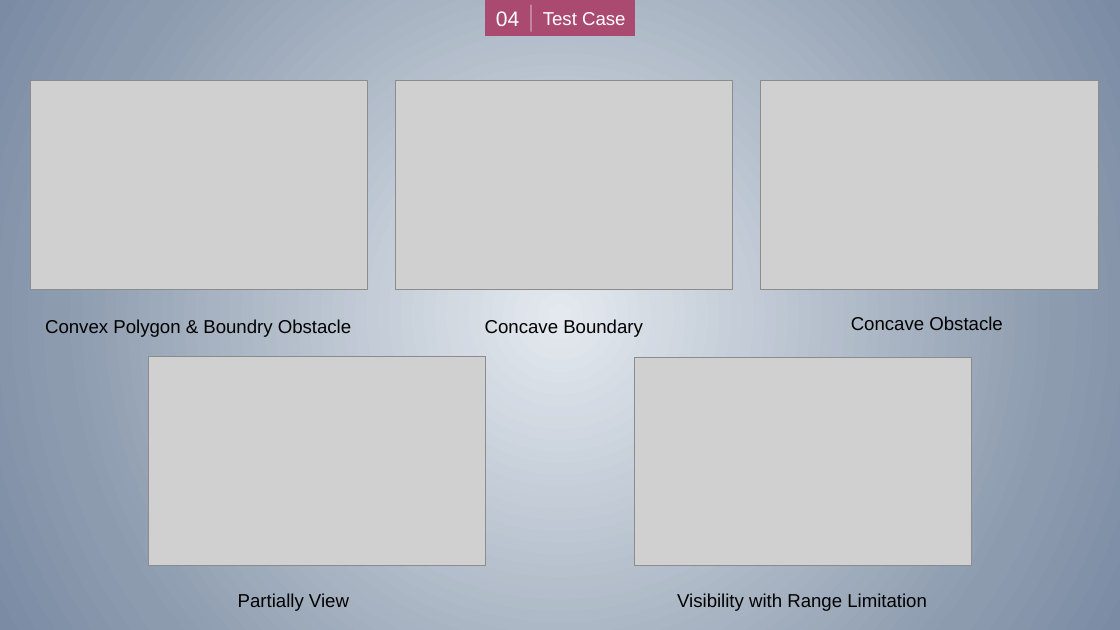
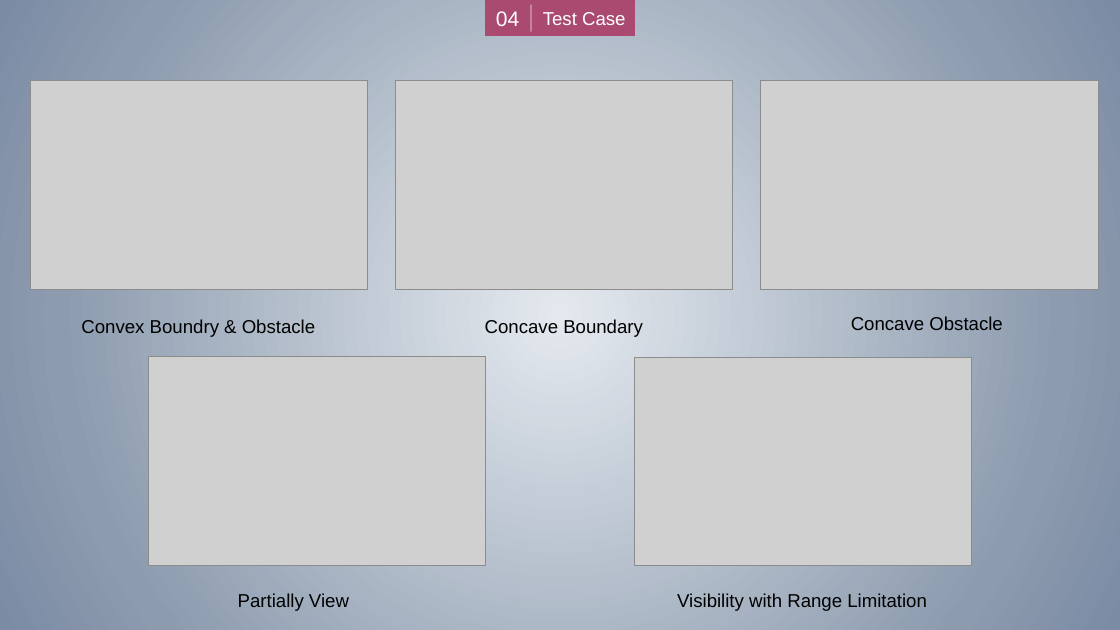
Before and after one commit to zhuangzhuang131419/McGill, a slide deck: slide 16 of COMP396/Presentation.pptx (slide 14 before the commit). Drawn at 1120x630 pixels with LibreOffice and Linux fonts; fonts in the diff are those of the drawing; grey boxes stand for pictures. Boxes give left, top, right and bottom in pixels: in the first picture for what was removed or moved away, otherwise in the second. Text is boxed around its words. In the diff, an @@ line names an element or a change of style, - is before the commit and + after.

```diff
--- a/COMP396/Presentation.pptx
+++ b/COMP396/Presentation.pptx
@@ text at box(81, 319, 315, 337): text changed @@
-Convex Polygon & Boundry Obstacle
+Convex Boundry & Obstacle
```
Also in this commit, not shown: 5 other slides changed, 2 slides added, 1 slide removed.
